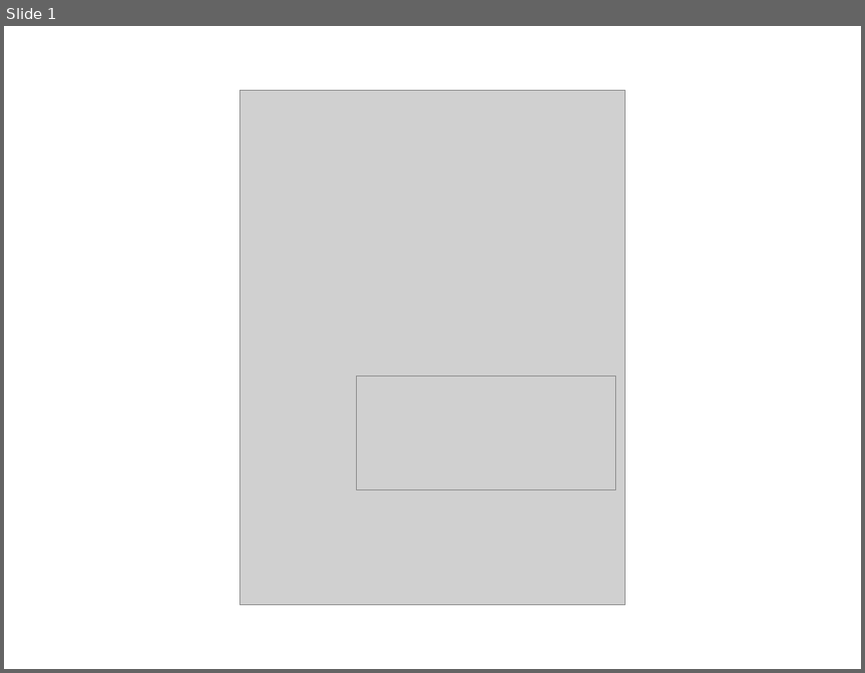
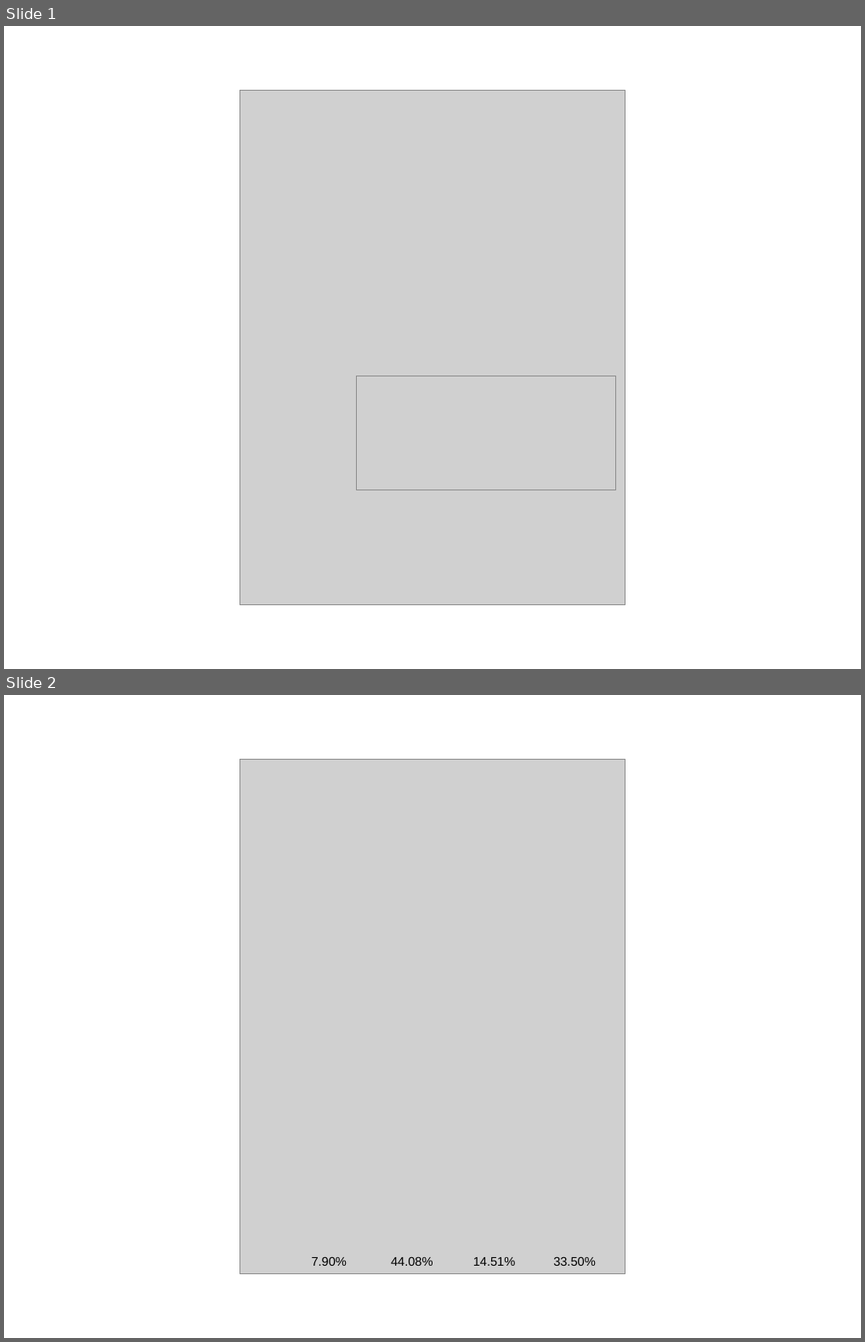
Before and after one commit to cont-limno/FreshwaterConservation, a slide deck: Figures/piecing_figures.pptx. Shown one above the other, each under a label of ours: slide 1 before the commit, slides 1 and 2 after it. The pictures are 865x673 and 865x1342 pixels, drawn with LibreOffice and Linux fonts; fonts in the diff are those of the drawing; grey boxes stand for pictures. Boxes give left, top, right and bottom in pixels: in the first picture for what was removed or moved away, otherwise in the second. Text is boxed around its words. In the diff, an @@ line names an element or a change of style, - is before the commit and + after.

```diff
--- a/Figures/piecing_figures.pptx
+++ b/Figures/piecing_figures.pptx
@@ slide 2 added at bbox=[4, 695, 861, 1338], background #FFFFFF @@
@@ picture added at bbox=[239, 760, 625, 1273] @@
@@ text added at bbox=[312, 1256, 347, 1265], 10.5 pt, text #000000 @@
+7.90%
@@ text added at bbox=[391, 1256, 433, 1265], 10.5 pt, text #000000 @@
+44.08%
@@ text added at bbox=[473, 1257, 516, 1265], 10.5 pt, text #000000 @@
+14.51%
@@ text added at bbox=[553, 1256, 596, 1265], 10.5 pt, text #000000 @@
+33.50%
```
Also in this commit, not shown: 2 other files.
